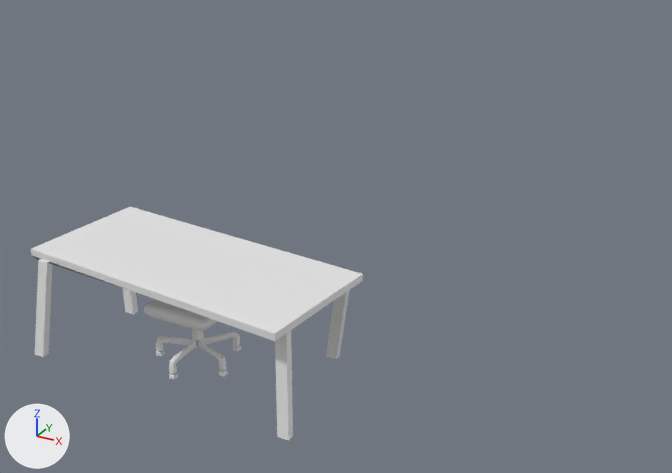
One commit to the Blender file P2/sin_nombre.blend: the scene before it, then after it.
The view is the same before and after, from a 50 mm lens placed at (4.74, -5.96, 3.52), pointed at (1.13, 0.6, 0.24). The axes (+X, +Y, +Z) are drawn at lower left. The lights are the same throughout.

The first picture shows 'Cubo.001', 'Círculo', 'Círculo.001', 'Círculo.002'.
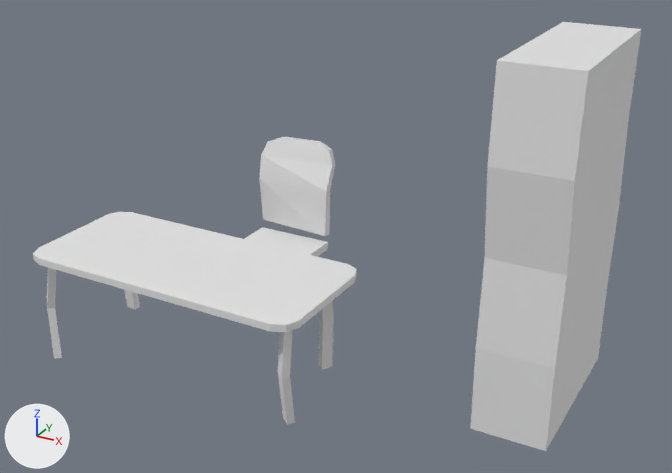
Where the change shows, as pixel boxes [x1, y1, x2, y2] in the pictures (672 x 473 px; the box of a moved part takes in the faces that stretch with it):
'Estanteria', added: after [470, 22, 641, 451]
'Cubo.001', reshaped (9% shorter): before [31, 207, 363, 441]; after [33, 212, 357, 424]
'Silla', added: after [244, 136, 335, 257]
'Círculo', reshaped, moved (not visible afterwards): before [156, 332, 241, 380]
'Círculo.002', deleted: before [144, 299, 218, 331]
'Círculo.001', deleted: before [192, 330, 204, 341]
part 2 of me_círculo, moved or reshaped (not visible afterwards): before [199, 341, 228, 376]
part 3 of me_círculo, moved or reshaped (not visible afterwards): before [200, 332, 241, 351]
part 4 of me_círculo, rebuilt (not visible afterwards): before [169, 341, 196, 380]
part 5 of me_círculo, deleted: before [156, 336, 195, 356]

Patch to the scene script:
```diff
--- a/P2/sin_nombre.blend.py
+++ b/P2/sin_nombre.blend.py
@@ me_cubo_001 @@
 # used by ob_cubo_001; location = (0.0, 0.0, 0.0)
-me_cubo_001.from_pydata(...)  # 62 vertices, 64 faces; spans x -1.45..1.45, y -0.75..0.75, z -1.01..0.0
+me_cubo_001.from_pydata(...)  # 86 vertices, 82 faces; spans x -1.4..1.4, y -0.65..0.64, z -1.01..0.0
+# me_cubo_001 part 1
+# 56 vertices are removed from x -1.45..1.45, y -0.75..0.75, z -1.01..0.0
+# 64 faces are deleted
+# 50 vertices are added at x -1.4..1.4, y -0.64..0.64, z -1.01..-0.07
+# 16 new vertices lie (0.0, 0.0, 0.07) away from vertices in x -1.4..1.4, y -0.64..0.64, z -0.07
+# 8 new vertices lie (0.08, -0.07, 0.0) away from vertices in x -1.29..1.23, y -0.58..-0.37, z -1.01..-0.07
+# 6 new vertices lie (0.06, 0.09, 0.0) away from vertices in x 1.01..1.1, y 0.39..0.48, z -1.01..-0.07
+# 82 new faces join them
@@ me_círculo @@
 # used by ob_círculo; location = (0.0, 0.0, -0.914); scale = (0.407, 0.407, 0.407)
-me_círculo.from_pydata(...)  # 225 vertices, 200 faces; spans x -0.98..0.97, y -1.02..0.85, z -0.22..0.26
+me_círculo.from_pydata(...)  # 240 vertices, 210 faces; spans x -1.02..0.87, y -1.01..0.99, z -0.22..1.14
+# me_círculo part 2: the loose piece of 45 vertices spanning x 0.06..0.97, y -0.37..-0.02, z -0.22..0.26 is turned -22.9 degrees about the z axis through the mesh origin and scaled by 0.96
+# me_círculo part 3: the loose piece of 45 vertices spanning x 0.03..0.63, y 0.05..0.85, z -0.22..0.26 is turned -20 degrees about the z axis through the mesh origin
+# me_círculo part 4: the loose piece of 45 vertices spanning x -0.1..0.08, y -1.02..-0.06, z -0.22..0.26 is rebuilt with 45 vertices and now spans x -0.29..-0.01, y -1.01..-0.07, z -0.22..0.26
+# me_círculo part 5: the loose piece of 45 vertices spanning x -0.98..-0.06, y -0.38..-0.02, z -0.22..0.26 is deleted
@@ me_círculo_002_1 @@
+me_círculo_002_1.from_pydata(...)  # 28 vertices, 22 faces; spans x -0.411..0.41, y -0.403..0.612, z -0.491..0.602
@@ me_cubo_002 @@
+me_cubo_002.from_pydata(...)  # 44 vertices, 42 faces; spans x -0.32..0.32, y -0.89..0.81, z -1.54..1.54
@@ ob_círculo @@
 ob_círculo = bpy.data.objects.new('Círculo', me_círculo)
+ob_círculo.parent = ob_silla
 ob_círculo.location = (0.0, 0.0, -0.914)
@@ ob_círculo_001 @@
-ob_círculo_001 = bpy.data.objects.new('Círculo.001', me_círculo_001)
-ob_círculo_001.location = (0.0, 0.0, 0.0)
@@ ob_círculo_002 @@
-ob_círculo_002 = bpy.data.objects.new('Círculo.002', me_círculo_002)
-ob_círculo_002.location = (0.0, 0.0, 0.0)
-_m = ob_círculo_002.modifiers.new('Subdivisión', 'SUBSURF')
@@ ob_silla @@
+ob_silla = bpy.data.objects.new('Silla', me_círculo_002_1)
+ob_silla.location = (0.0, 1.345, 0.0)
@@ ob_estanteria @@
+ob_estanteria = bpy.data.objects.new('Estanteria', me_cubo_002)
+ob_estanteria.location = (2.926, 1.103, 0.496)
```
